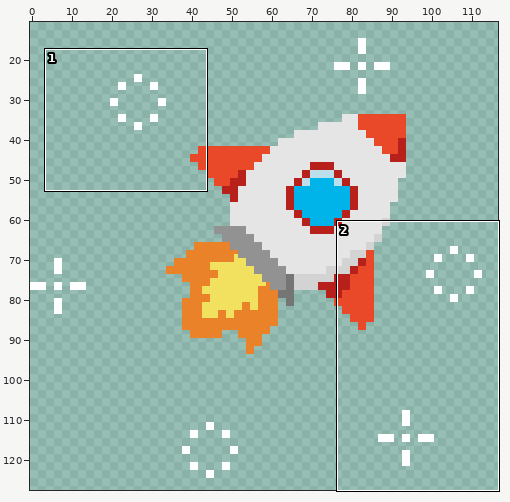
Edited in one commit: animated GIF sprite (220723_2.gif). Above, an overview of the earlier version with the close-up marked.
Close-up. Old version:
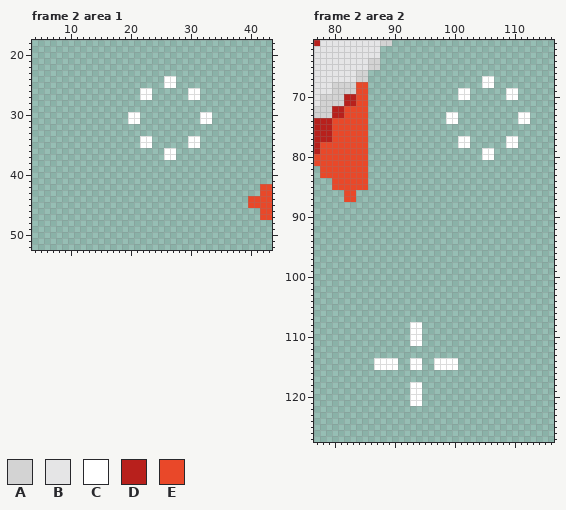
The file is 128x128 pixels, 2 frames. Shown: frame 2 area 1: x 4..43, y 18..52; frame 2 area 2: x 77..116, y 61..127. The wide view leaves out empty margins. The commit also changed other frames or places, which this record leaves out.
Palette (. is transparent): A #d3d3d3  B #e5e5e6  C #ffffff  D #b8201c  E #e94829
Pixels before, frame 2 area 1, first column x 20:
24 ......CC................
25 ......CC................
26 ..CC......CC............
27 ..CC......CC............
28 ........................
29 ........................
30 CC..........CC..........
31 CC..........CC..........
32 ........................
33 ........................
34 ..CC......CC............
35 ..CC......CC............
36 ......CC................
37 ......CC................
38 ........................
39 ........................
40 ........................
41 ........................
42 ......................EE
43 ......................EE
44 ....................EEEE
45 ....................EEEE
46 ......................EE
47 ......................EE
Pixels before, frame 2 area 2 (only the part around the change), first column x 77:
 61 DBBBBBBBBBBAA...........................
 62 BBBBBBBBBBB.............................
 63 BBBBBBBBBBB.............................
 64 BBBBBBBBBAA.............................
 65 BBBBBBBBBAA.............................
 66 BBBBBBBAA...............................
 67 BBBBBBBAA...................CC..........
 68 BBBAAAAEE...................CC..........
 69 BBBAAAAEE...............CC......CC......
 70 BAAAADDEE...............CC......CC......
 71 BAAAADDEE...............................
 72 AAADDEEEE...............................
 73 AAADDEEEE.............CC..........CC....
 74 DDDEEEEEE.............CC..........CC....
 75 DDDEEEEEE...............................
 76 DDDEEEEEE...............................
 77 DDDEEEEEE...............CC......CC......
 78 DEEEEEEEE...............CC......CC......
 79 DEEEEEEEE...................CC..........
 80 EEEEEEEEE...................CC..........
 81 EEEEEEEEE...............................
 82 .EEEEEEEE...............................
 83 .EEEEEEEE...............................
 84 ...EEEEEE...............................
 85 ...EEEEEE...............................
 86 .....EE.................................
 87 .....EE.................................
 88 ........................................
 89 ........................................
 90 ........................................
 91 ........................................
 92 ........................................
 93 ........................................
 94 ........................................
 95 ........................................
 96 ........................................
 97 ........................................
 98 ........................................
 99 ........................................
100 ........................................
101 ........................................
102 ........................................
103 ........................................
104 ........................................
105 ........................................
106 ........................................
107 ........................................
108 ................CC......................
109 ................CC......................
110 ................CC......................
111 ................CC......................
112 ........................................
113 ........................................
114 ..........CCCC..CC..CCCC................
115 ..........CCCC..CC..CCCC................
116 ........................................
117 ........................................
118 ................CC......................
119 ................CC......................
120 ................CC......................
121 ................CC......................
122 ........................................
123 ........................................
124 ........................................
125 ........................................
126 ........................................
127 ........................................
New version:
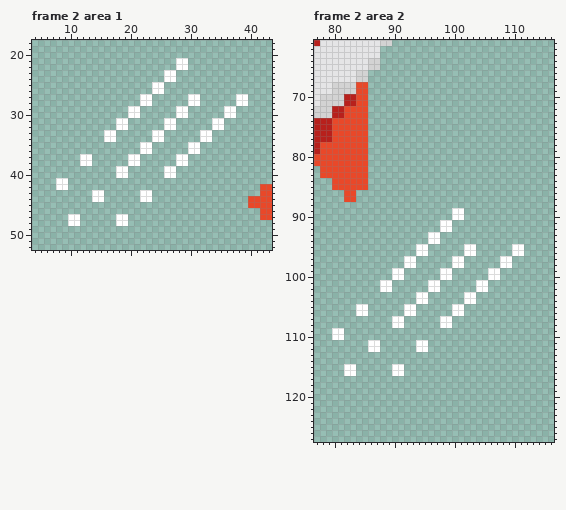
Edits made:
Changed rows in their new state; - is an unchanged pixel.
Frame 2 area 1:
first column x 8:
21 --------------------CC----------
22 --------------------CC----------
23 ------------------CC------------
25 ----------------CC..------------
26 --------------..CC----..--------
27 ------------------------------CC
28 --------------CC------CC------CC
29 ------------CC------CC------CC--
30 --------------------CC--..--CC--
31 ----------CC..----CC----..CC----
32 ----------CC------CC------CC----
33 --------CC------CC------CC------
34 --------CC----..CC----..CC------
36 --------------CC--..--CC--------
37 ----CC------CC----..CC----------
38 ----CC------CC------CC----------
39 ----------CC------CC------------
40 ----------CC------CC------------
41 CC------------------------------
42 CC------------------------------
43 ------CC------CC----------------
44 ------CC------CC----------------
47 --CC------CC--------------------
48 --CC------CC--------------------
Frame 2 area 2:
first column x 99:
 67 ------..------
 68 ------..------
 69 --..------..--
 70 --..------..--
 73 ..----------..
 74 ..----------..
 77 --..------..--
 78 --..------..--
 79 ------..------
 80 ------..------
first column x 80:
 89 --------------------CC----------
 90 --------------------CC----------
 91 ------------------CC------------
 92 ------------------CC------------
 93 ----------------CC--------------
 94 ----------------CC--------------
 95 --------------CC------CC------CC
 96 --------------CC------CC------CC
 97 ------------CC------CC------CC--
 98 ------------CC------CC------CC--
 99 ----------CC------CC------CC----
100 ----------CC------CC------CC----
101 --------CC------CC------CC------
102 --------CC------CC------CC------
103 --------------CC------CC--------
104 --------------CC------CC--------
105 ----CC------CC------CC----------
106 ----CC------CC------CC----------
107 ----------CC------CC------------
108 ----------CC-..---CC------------
109 CC-----------..-----------------
110 CC-----------..-----------------
111 ------CC-----.-C----------------
112 ------CC------CC----------------
114 -------....--..--....-----------
115 --CC---...-C-..--....-----------
116 --CC------CC--------------------
118 -------------..-----------------
119 -------------..-----------------
120 -------------..-----------------
121 -------------..-----------------
Boxes around the changes in both close-ups, in picture pixels (x1, y1, x2, y2):
changed: (56, 58, 248, 226)
erased: (446, 76, 530, 160)
changed: (332, 208, 524, 406)
